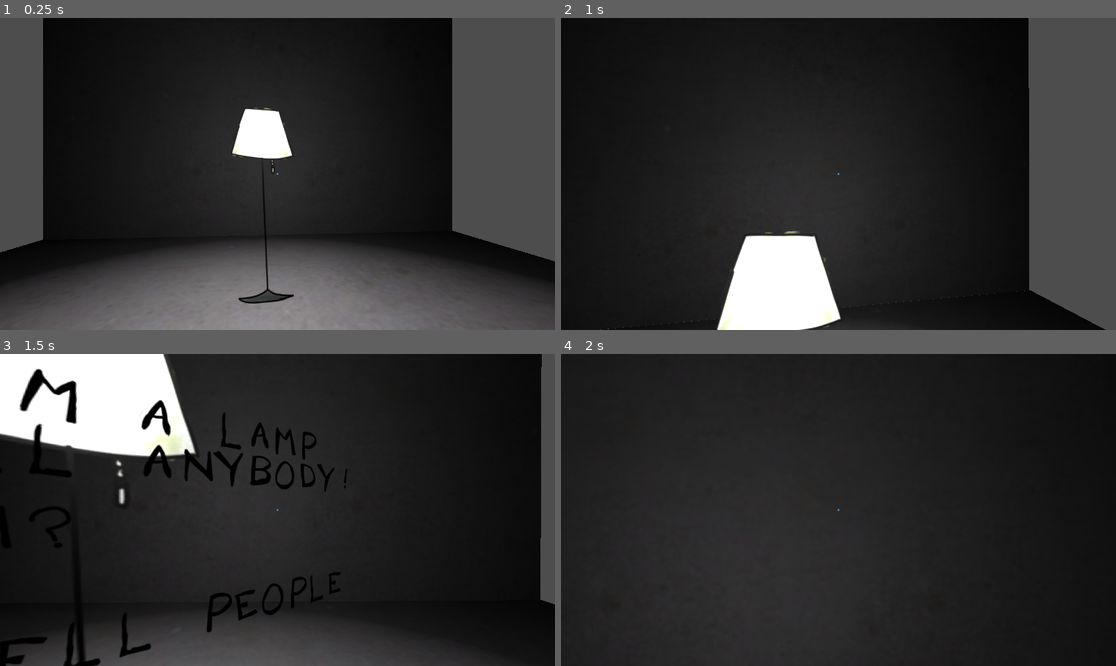
Above: before the commit, frames 1-4 (two rows, left to right).
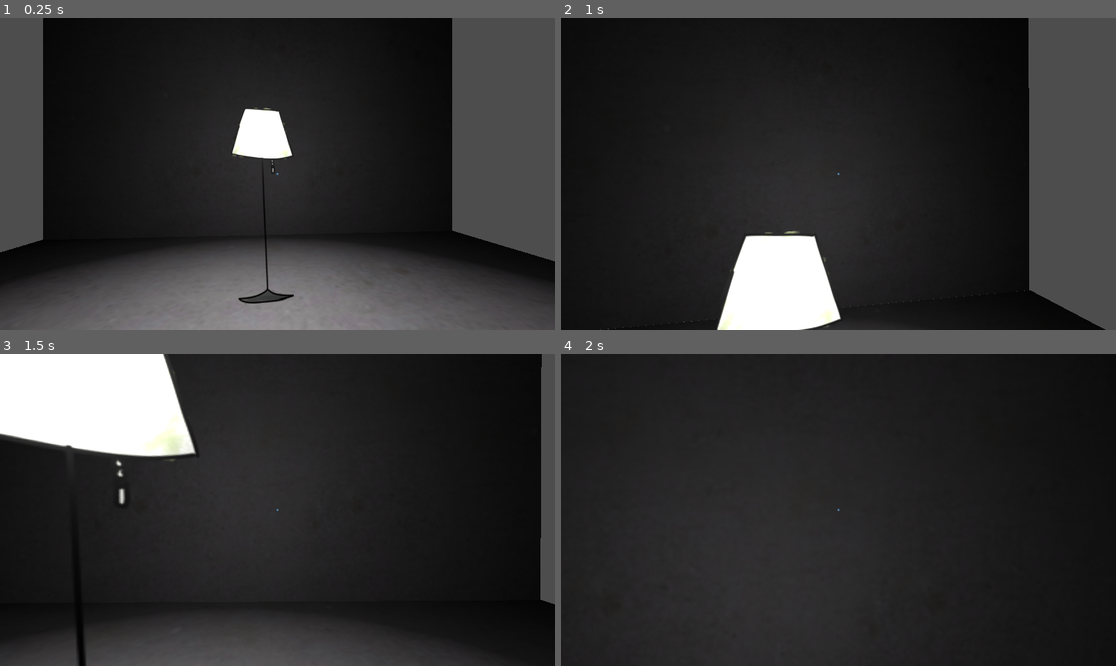
Above: after the commit, the same moments.

Repository: stingpie/wacky-chess-game
Game: Godot game, scene res://main_room.tscn
Two runs of this game, one before a commit and one after it. Both use one fixed random seed, a clock stepped at 60 frames per second and the inputs below. The engine's default icon, where the game draws it, is replaced by a stand-in: a white triangle on a blue panel in a dark square.
Inputs (mouse positions are in pixels of both pictures, inside the frame that each line leads up to):
- Up to frame 1 (0.25 s): no input
- Up to frame 2 (1 s): tap Enter (ui_accept) at 0.5, 0.77 s; move the mouse to (866, 174) at 0.52 s; hold Up (ui_up) from 0.53 s (still down); hold E from 0.53 s (still down); click (866, 174) at 0.67 s
- Up to frame 3 (1.5 s): keep holding Up (ui_up); move the mouse to (249, 510) at 1.27 s; release E at 1.28 s; tap E at 1.35 s; click (249, 510) at 1.42 s
- Up to frame 4 (2 s): keep holding Up (ui_up); tap Enter (ui_accept) at 1.52 s

Frames 1-2 are identical in both runs. In frame 3, 3.8% of the frame differs, in the area x 0-63%, y 4-100%; in frame 4, nothing differs.

Commit message:
updated_font_handling

Diff:
--- a/Text.gd
+++ b/Text.gd
@@ -23,10 +23,13 @@
 # called after this function to actually play the appearing animation & show the text.
 
 var mousebox
+var font
 # Called when the node enters the scene tree for the first time.
 func _ready():
 	#mousebox = self.get_child(0).get_child(0)
 	mousebox = get_child(0)
+	font = load("res://sprites/text2/ResizedSheet1.png")
+
 	for i in "ABCDEFGHIJKLMNOPQRSTUVWXYZ":
 		load_textures(i)
 	mousebox.get_child(0).shape.size = Vector3(0,0,0)
@@ -168,7 +171,10 @@
 
 		elif(text[i]!=" "):
 			var char3d = Sprite3D.new();
-			char3d.texture =texdict[text[i]]
+			char3d.texture = font #texdict[text[i]]
+			char3d.region_enabled=true;
+
+			char3d.region_rect= Rect2((text.unicode_at(i)-32)*64, 0,64,64);
 			char3d.position.x = (i-newline - 0.5*line_len)   * char_size *0.5
 			char3d.position.y = char_size * 0.6 * -lines;
 			char3d.scale= Vector3(0,0,0)
